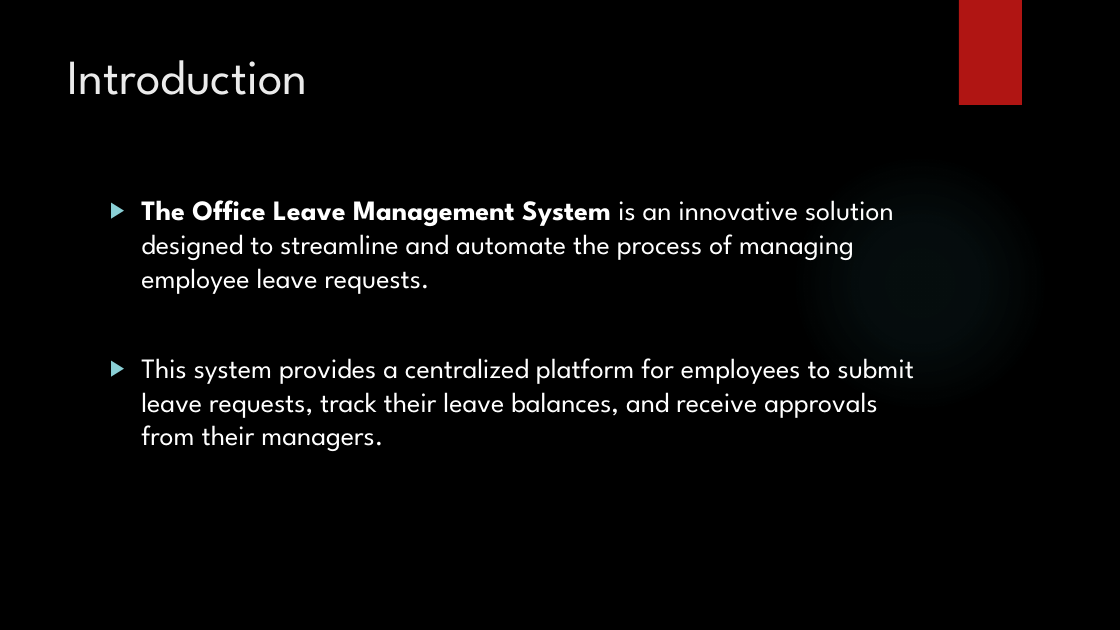
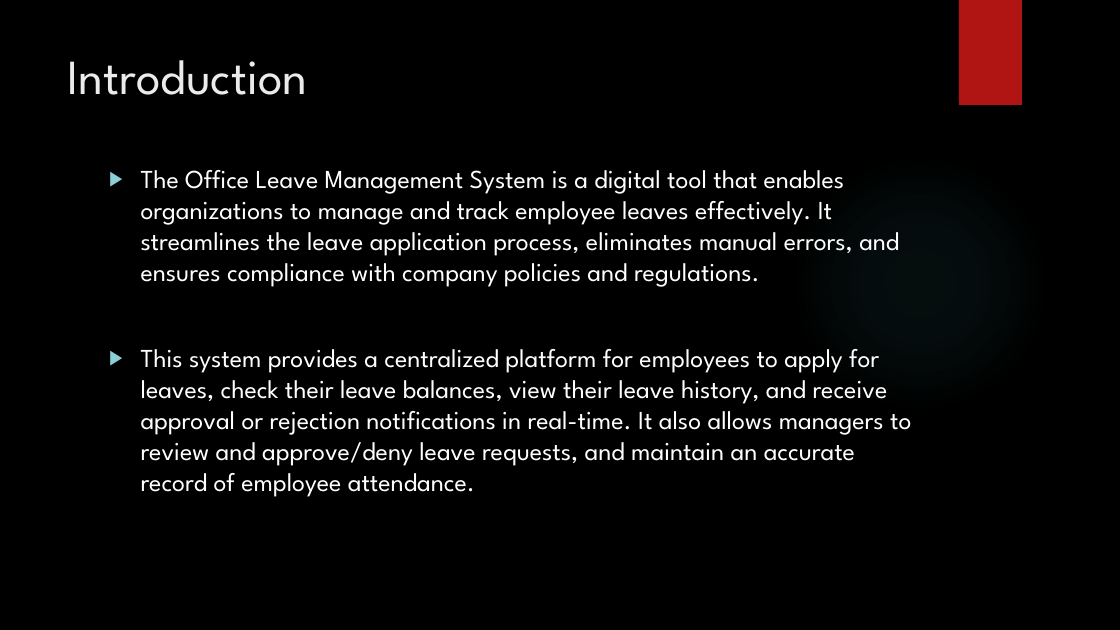
Before and after one commit to bharath210/HDFC_MidTermProject, a slide deck: slide 2 of Office Leave Management System.pptx. Drawn at 1120x630 pixels with LibreOffice and Linux fonts; fonts in the diff are those of the drawing; background and template pictures are left out. Boxes give left, top, right and bottom in pixels: in the first picture for what was removed or moved away, otherwise in the second. Text is boxed around its words. In the diff, an @@ line names an element or a change of style, - is before the commit and + after.

Commit message:
made changes to ppt

```diff
--- a/Office Leave Management System.pptx
+++ b/Office Leave Management System.pptx
@@ text at [141,170,911,497]: text changed; size 24 to 22.2 pt @@
-▶ The Office Leave Management System is an innovative solution designed to streamline and automate the process of managing employee leave requests.
-▶ This system provides a centralized platform for employees to submit leave requests, track their leave balances, and receive approvals from their managers.
+▶ The Office Leave Management System is a digital tool that enables organizations to manage and track employee leaves effectively. It streamlines the leave application process, eliminates manual errors, and ensures compliance with company policies and regulations.
+▶ This system provides a centralized platform for employees to apply for leaves, check their leave balances, view their leave history, and receive approval or rejection notifications in real-time. It also allows managers to review and approve/deny leave requests, and maintain an accurate record of employee attendance.
```
Also in this commit, not shown: 3 other slides changed, 5 slides added.
